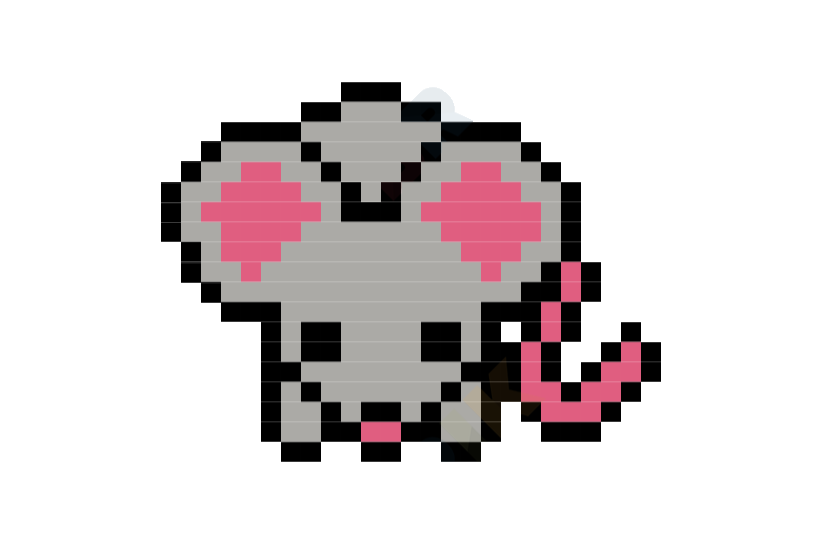
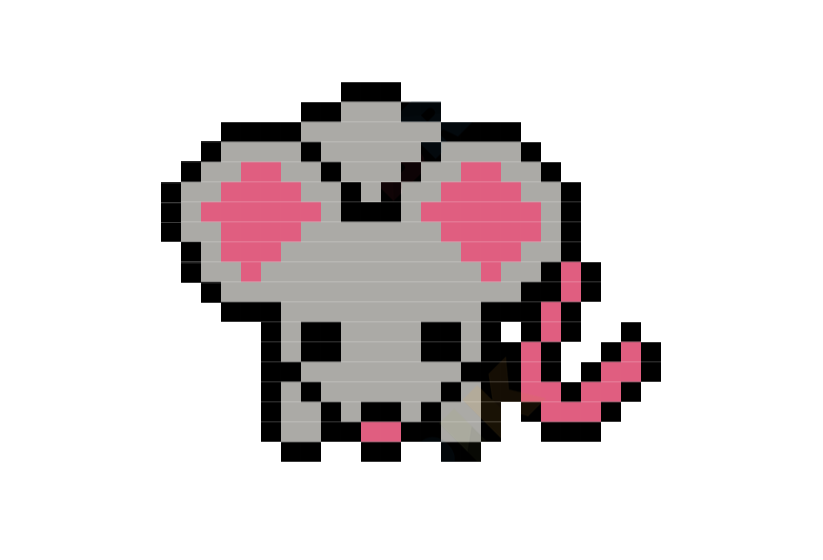
Layered file, before and after one edit (w=823, h=560). Changes by layer:
renamed "Layer 13" to "Background", painted on it over (x1=412, y1=87, x2=473, y2=122)
removed layer "Layer 1" over (x1=412, y1=87, x2=473, y2=122)
